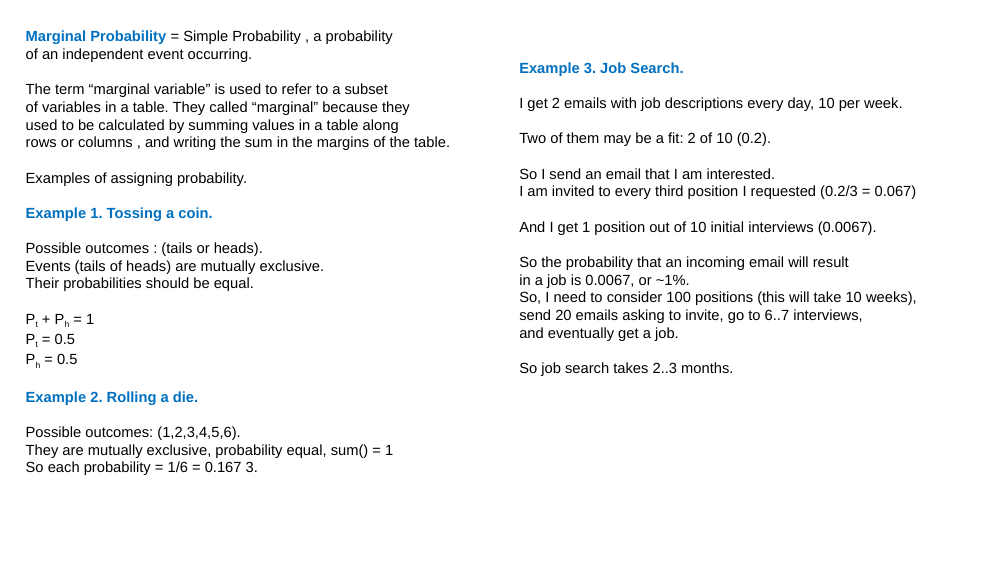
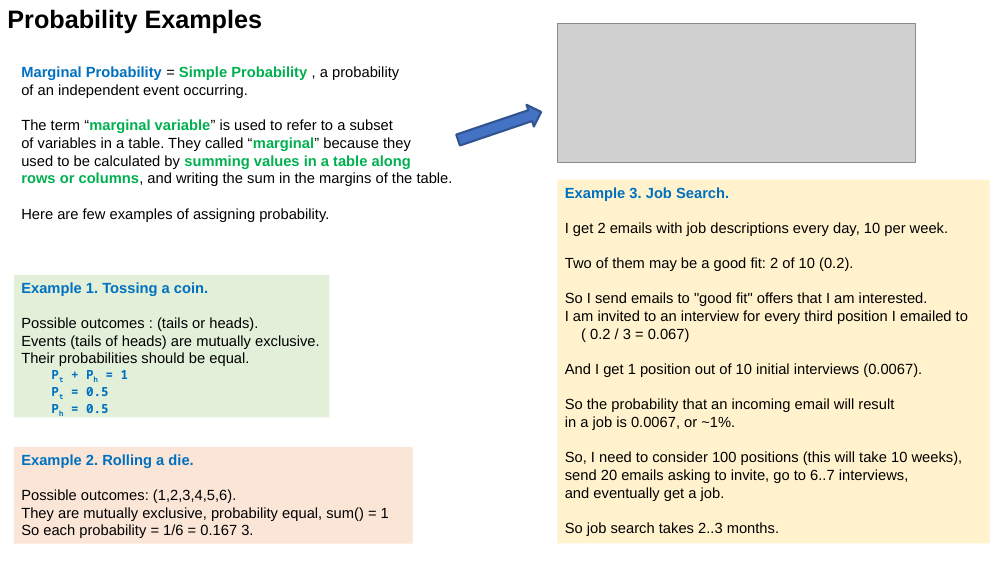
Before and after one commit to lselector/statistics, a slide deck: slide 3 of statistics_01_probability.pptx. Drawn at 1008x567 pixels with LibreOffice and Linux fonts; fonts in the diff are those of the drawing; grey boxes stand for pictures. Boxes give left, top, right and bottom in pixels: in the first picture for what was removed or moved away, otherwise in the second. Text is boxed around its words. In the diff, an @@ line names an element or a change of style, - is before the commit and + after.

```diff
--- a/statistics_01_probability.pptx
+++ b/statistics_01_probability.pptx
@@ text added at (7, 9, 263, 34), 24 pt, text #000000, bold @@
+Probability Examples
@@ picture added at (557, 23, 916, 162) @@
@@ text "Marginal Probability = Simple Probability ...": place and size @@
-text "Marginal Probability = Simple Probability ..." at (26, 30, 450, 475)
+text "Marginal Probability = Simple Probability ..." at (21, 66, 453, 222)
@@ text at (21, 66, 411, 169): text colour #000000 to #00B050, bold on in "Simple Probability", "“marginal variable”", "“marginal”", "summing values in a table along" @@
@@ right arrow added at (455, 101, 545, 150), fill #4472C4, outline #325491 2 pt @@
@@ text at (21, 172, 453, 222): text changed @@
-rows or columns , and writing the sum in the margins of the table.
-Examples of assigning probability.
-Example 1. Tossing a coin.
-Possible outcomes : (tails or heads).
-Events (tails of heads) are mutually exclusive.
-Their probabilities should be equal.
-Pt + Ph = 1
-Pt = 0.5
-Ph = 0.5
-Example 2. Rolling a die.
-Possible outcomes: (1,2,3,4,5,6).
-They are mutually exclusive, probability equal, sum() = 1
-So each probability = 1/6 = 0.167 3.
+rows or columns, and writing the sum in the margins of the table.
+Here are few examples of assigning probability.
@@ rectangle "Example 3. Job Search.": place and size @@
-rectangle "Example 3. Job Search." at (519, 62, 917, 376)
+rectangle "Example 3. Job Search." at (557, 180, 990, 544)
@@ rectangle "Example 3. Job Search." at (557, 180, 990, 544): fill none to #FFF2CC @@
@@ text in rectangle at (565, 257, 968, 342): text changed @@
-Two of them may be a fit: 2 of 10 (0.2).
-So I send an email that I am interested.
-I am invited to every third position I requested (0.2/3 = 0.067)
+Two of them may be a good fit: 2 of 10 (0.2).
+So I send emails to "good fit" offers that I am interested.
+I am invited to an interview for every third position I emailed to
+( 0.2 / 3 = 0.067)
@@ rectangle added at (14, 275, 329, 417), fill #E2F0D9, 14 pt, text #000000 @@
+Example 1. Tossing a coin.
+Possible outcomes : (tails or heads).
+Events (tails of heads) are mutually exclusive.
+Their probabilities should be equal.
+Pt + Ph = 1
+Pt = 0.5
+Ph = 0.5
@@ rectangle added at (14, 447, 412, 544), fill #FBE5D6, 14 pt, text #000000 @@
+Example 2. Rolling a die.
+Possible outcomes: (1,2,3,4,5,6).
+They are mutually exclusive, probability equal, sum() = 1
+So each probability = 1/6 = 0.167 3.
```
Also in this commit, not shown: 7 other slides changed, 3 slides added.
